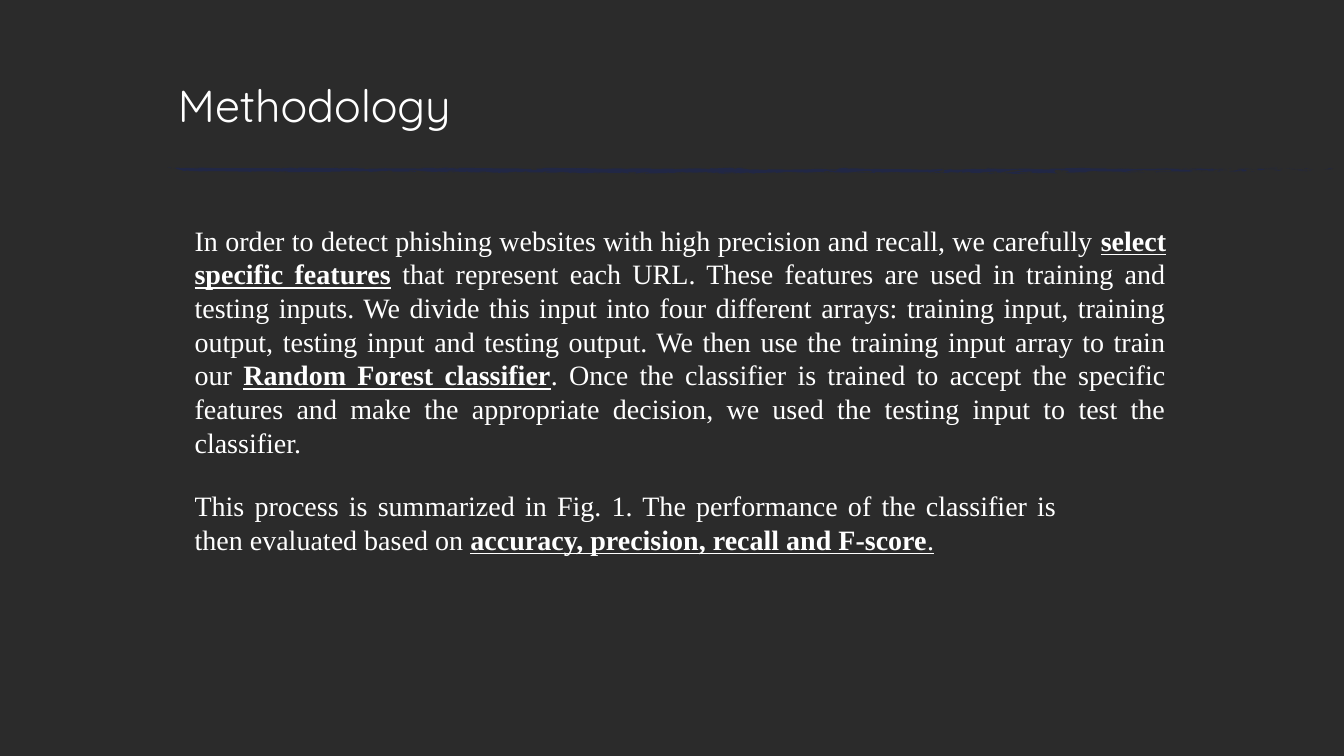
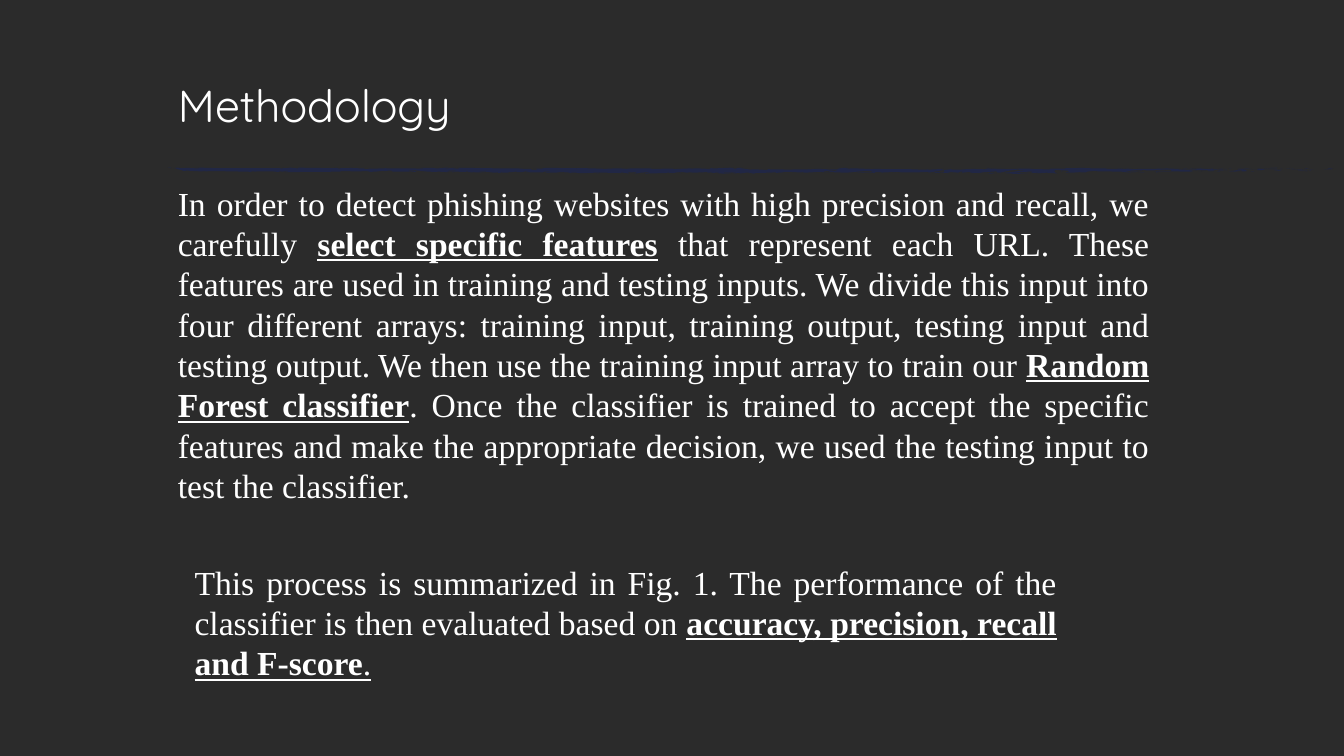
Before and after one commit to zxz003/phishing_Detect, a slide deck: slide 4 of Docs/FinalPresentation.pptx. Drawn at 1344x756 pixels with LibreOffice and Linux fonts; fonts in the diff are those of the drawing; background and template pictures are left out; a plain dark background stands for a picture behind light text. Boxes give left, top, right and bottom in pixels: in the first picture for what was removed or moved away, otherwise in the second. Text is boxed around its words. In the diff, an @@ line names an element or a change of style, - is before the commit and + after.

```diff
--- a/Docs/FinalPresentation.pptx
+++ b/Docs/FinalPresentation.pptx
@@ text "In order to detect phishing ...": place and size @@
-text "In order to detect phishing ..." at box(195, 231, 1166, 454)
+text "In order to detect phishing ..." at box(178, 192, 1149, 499)
@@ text "In order to detect phishing ..." at box(178, 192, 1149, 499): size 20 to 24 pt @@
@@ text "This process is summarized in ..." at box(195, 571, 1057, 681): size 20 to 24 pt @@
@@ text "This process is summarized in ...": place and size @@
-text "This process is summarized in ..." at box(195, 496, 1056, 556)
+text "This process is summarized in ..." at box(195, 571, 1057, 681)
```
Also in this commit, not shown: 10 other slides changed, 1 slide added.
